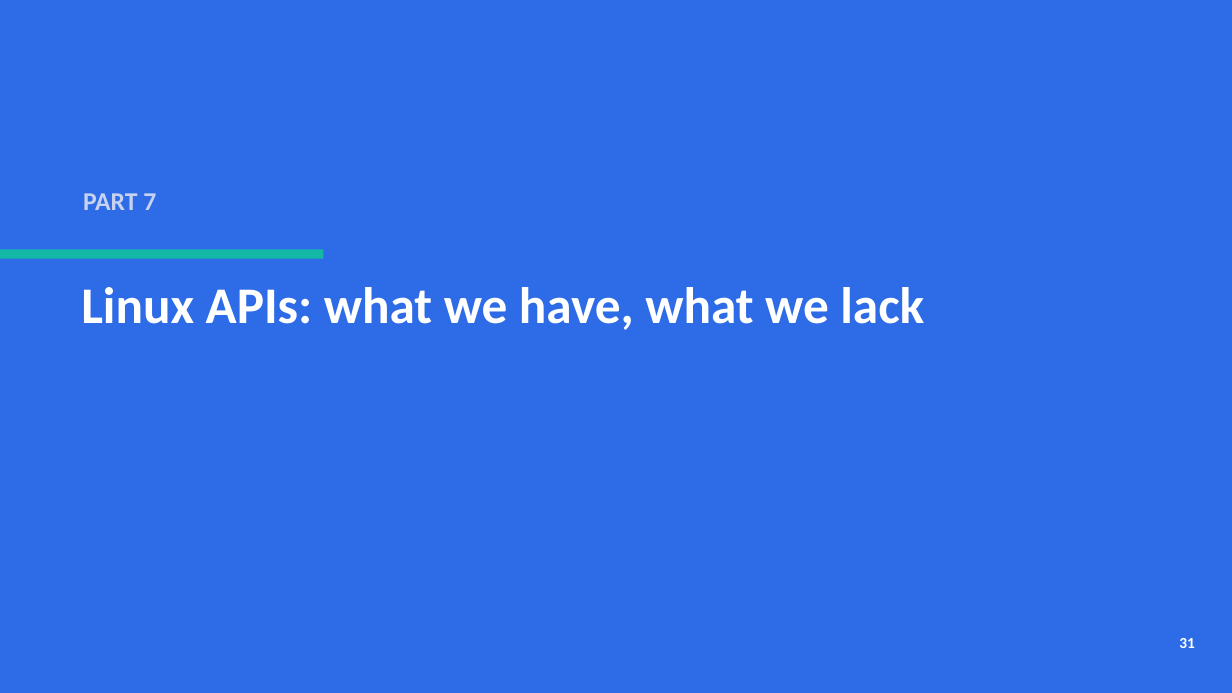
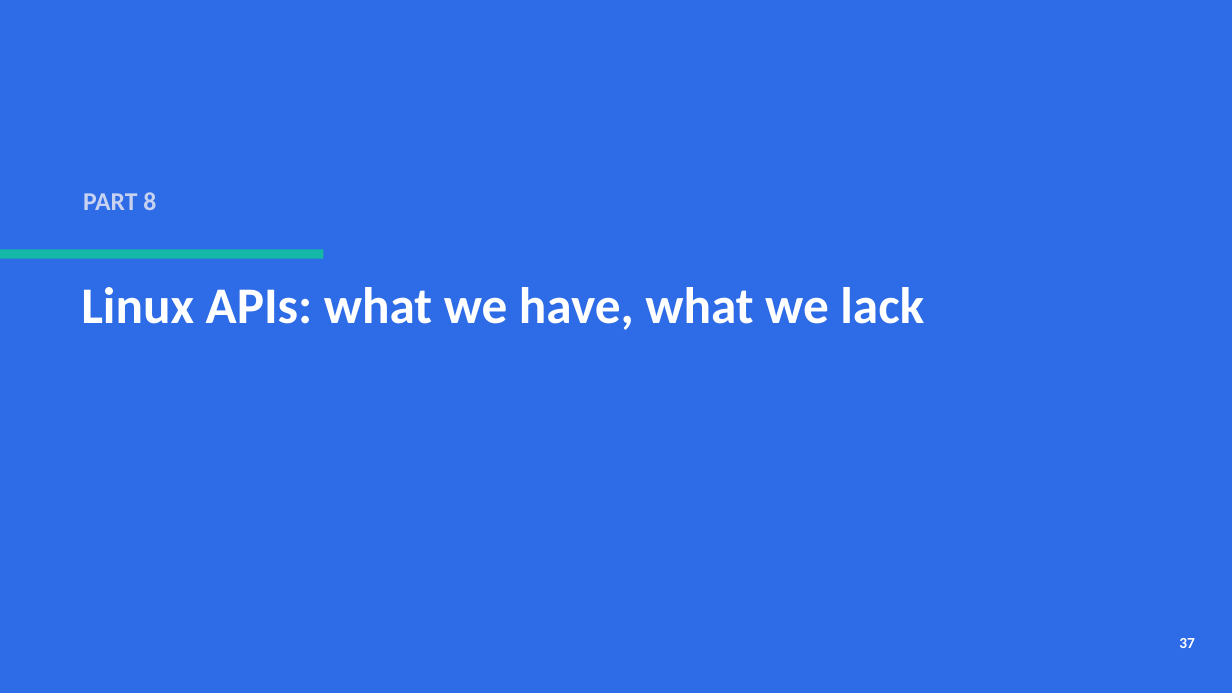
Before and after one commit to MaciekMachni/netdev-0x1a-talk, a slide deck: slide 37 of time-uncertainty-error-bar.pptx (slide 31 before the commit). Drawn at 1232x693 pixels with LibreOffice and Linux fonts; fonts in the diff are those of the drawing. Boxes give left, top, right and bottom in pixels: in the first picture for what was removed or moved away, otherwise in the second. Text is boxed around its words. In the diff, an @@ line names an element or a change of style, - is before the commit and + after.

```diff
--- a/time-uncertainty-error-bar.pptx
+++ b/time-uncertainty-error-bar.pptx
@@ text at [83, 192, 156, 210]: text changed @@
-PART 7
+PART 8
@@ text at [1179, 638, 1195, 648]: text changed @@
-31
+37
```
Also in this commit, not shown: 21 other slides changed, 8 slides added, 2 slides removed, 7 other files.
